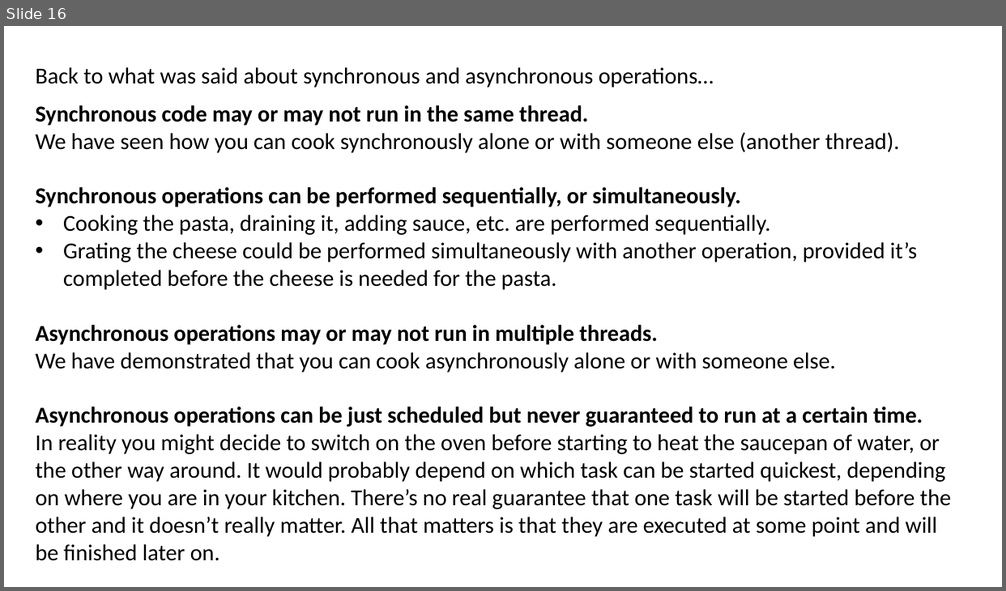
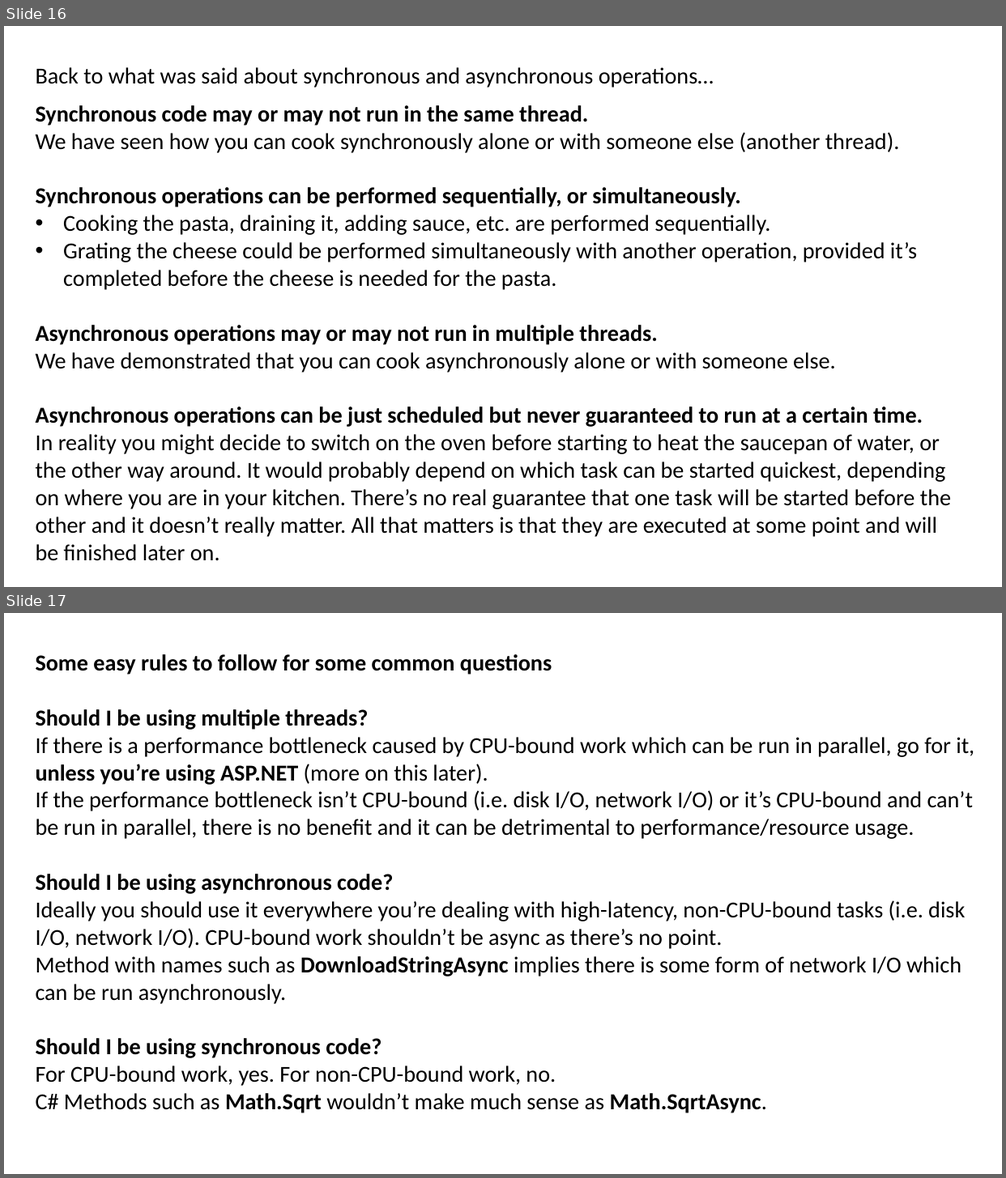
Before and after one commit to JoshKain/AsyncAwaitQuiz, a slide deck: Async and await presentation.pptx. Shown one above the other, each under a label of ours: slide 16 before the commit, slides 16 and 17 after it. The pictures are 1006x591 and 1006x1178 pixels, drawn with LibreOffice and Linux fonts; fonts in the diff are those of the drawing. Boxes give left, top, right and bottom in pixels: in the first picture for what was removed or moved away, otherwise in the second. Text is boxed around its words. In the diff, an @@ line names an element or a change of style, - is before the commit and + after.

Commit message:
Updated PowerPoint

```diff
--- a/Async and await presentation.pptx
+++ b/Async and await presentation.pptx
@@ slide 17 added at (x1=4, y1=613, x2=1002, y2=1174), background #FFFFFF @@
@@ text added at (x1=36, y1=654, x2=974, y2=1114), 22 pt, text #000000 @@
+Some easy rules to follow for some common questions
+Should I be using multiple threads?
+If there is a performance bottleneck caused by CPU-bound work which can be run in parallel, go for it, unless you’re using ASP.NET (more on this later).
+If the performance bottleneck isn’t CPU-bound (i.e. disk I/O, network I/O) or it’s CPU-bound and can’t be run in parallel, there is no benefit and it can be detrimental to performance/resource usage.
+Should I be using asynchronous code?
+Ideally you should use it everywhere you’re dealing with high-latency, non-CPU-bound tasks (i.e. disk I/O, network I/O). CPU-bound work shouldn’t be async as there’s no point.
+Method with names such as DownloadStringAsync implies there is some form of network I/O which can be run asynchronously.
+Should I be using synchronous code?
+For CPU-bound work, yes. For non-CPU-bound work, no.
+C# Methods such as Math.Sqrt wouldn’t make much sense as Math.SqrtAsync.
```
